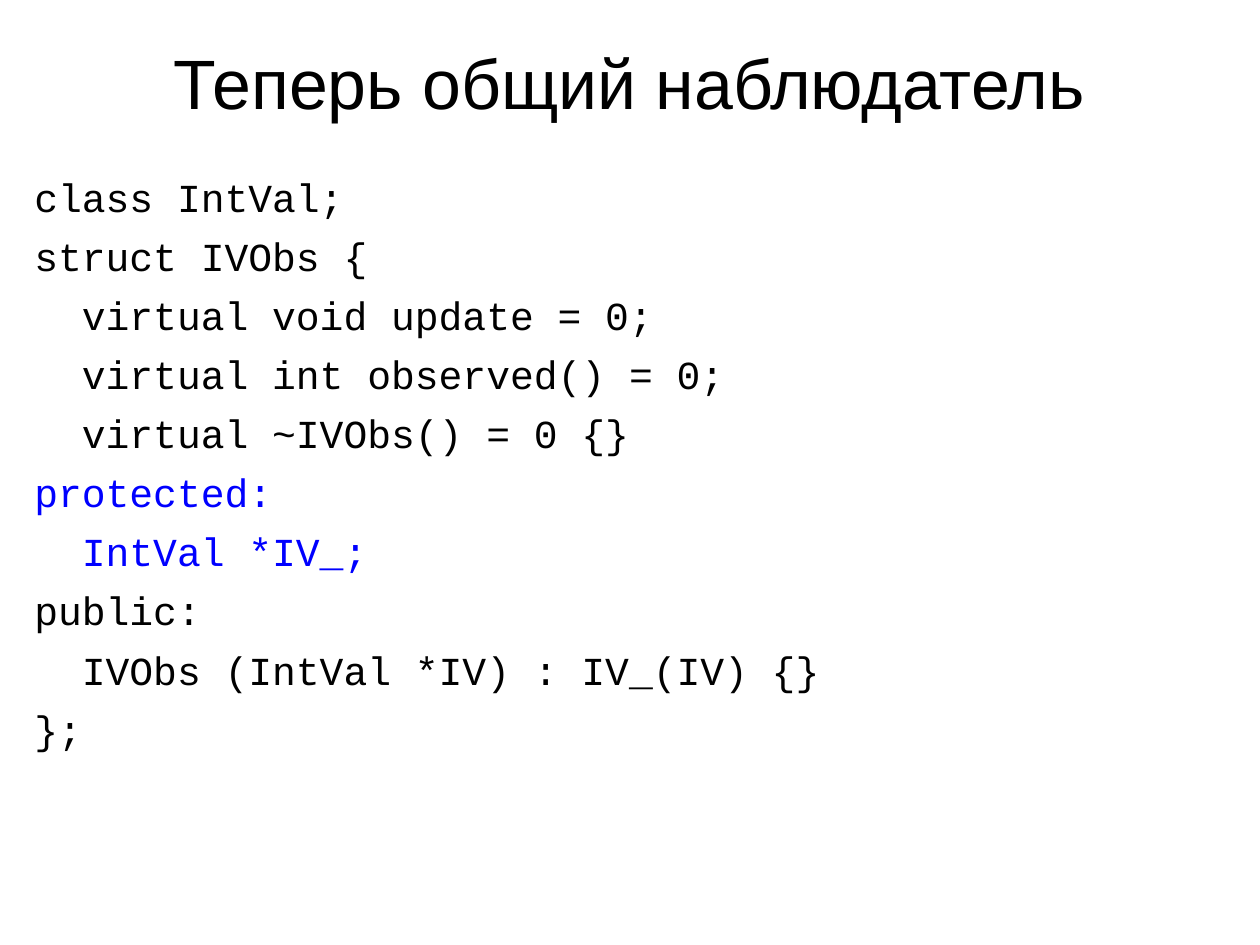
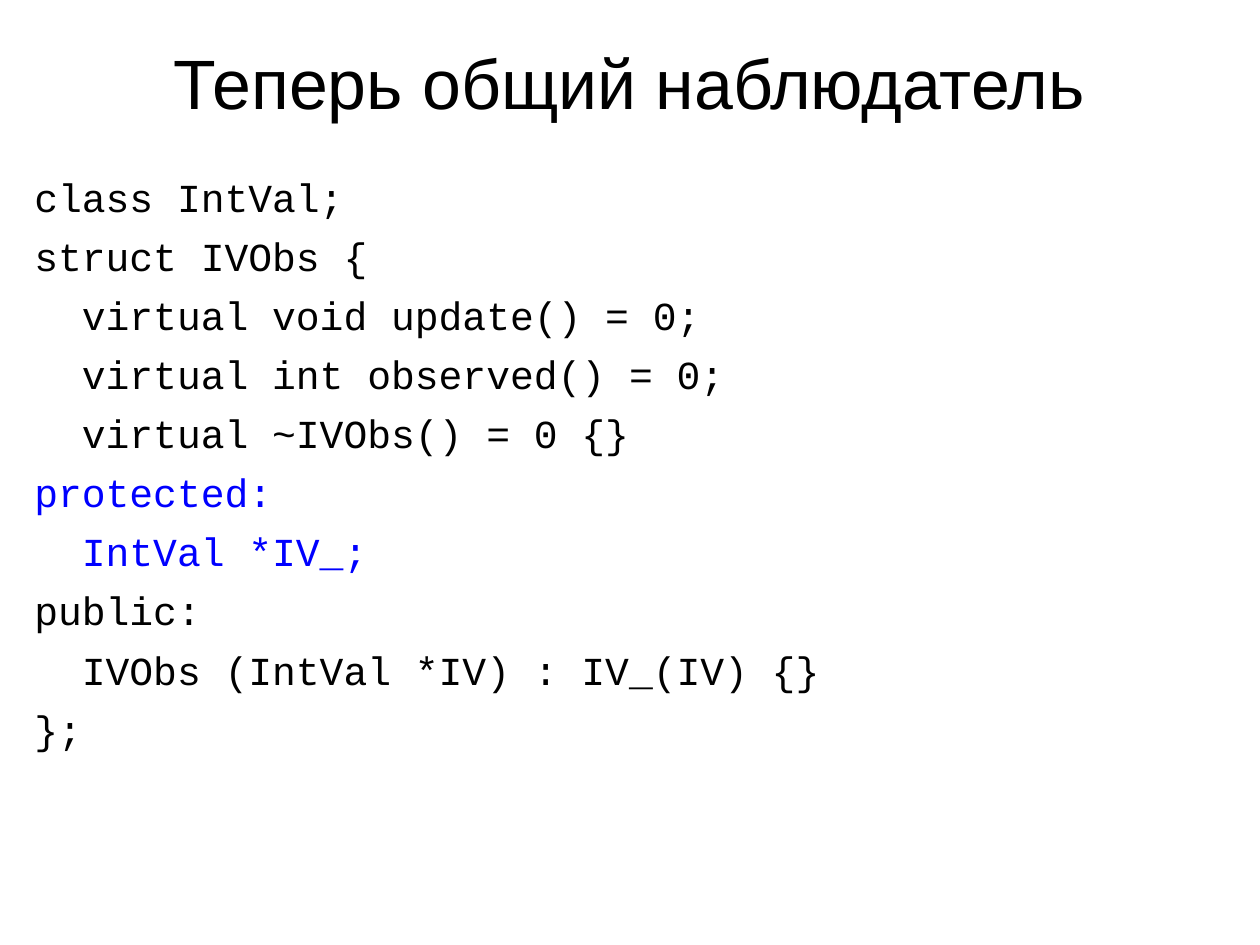
Before and after one commit to MIPT-ILab/cpp-lects-rus, a slide deck: slide 35 of slides/lec-1-13-philosophy-oop.odp. Drawn at 1260x945 pixels with LibreOffice and Linux fonts; fonts in the diff are those of the drawing. Boxes give left, top, right and bottom in pixels: in the first picture for what was removed or moved away, otherwise in the second. Text is boxed around its words. In the diff, an @@ line names an element or a change of style, - is before the commit and + after.

```diff
--- a/slides/lec-1-13-philosophy-oop.odp
+++ b/slides/lec-1-13-philosophy-oop.odp
@@ text at (82, 302, 701, 339): text changed @@
-virtual void update = 0;
+virtual void update() = 0;
```
Also in this commit, not shown: 1 other slide changed, 7 other files.
